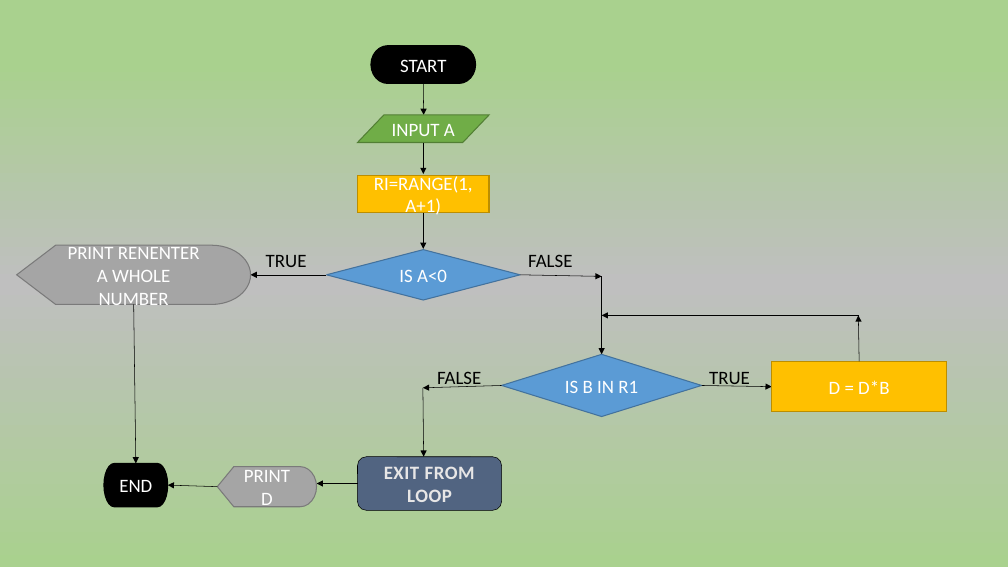
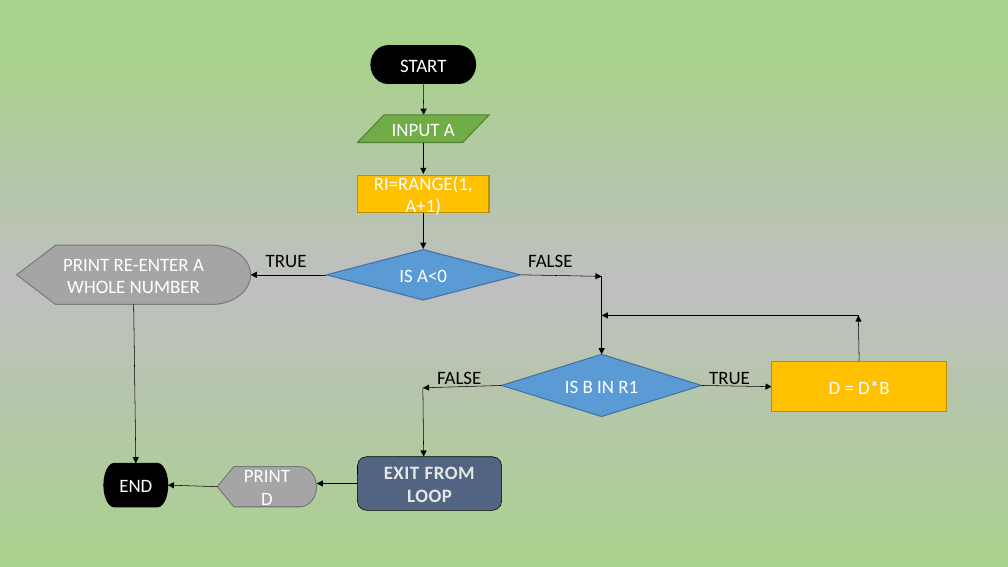
Before and after one commit to 3l4k/Lotanna_OkekeCSC102, a slide deck: slide 16 of Lotanna OkekeAA1.pptx (slide 19 before the commit). Drawn at 1008x567 pixels with LibreOffice and Linux fonts; fonts in the diff are those of the drawing. Boxes give left, top, right and bottom in pixels: in the first picture for what was removed or moved away, otherwise in the second. Text is boxed around its words. In the diff, an @@ line names an element or a change of style, - is before the commit and + after.

```diff
--- a/Lotanna OkekeAA1.pptx
+++ b/Lotanna OkekeAA1.pptx
@@ text in flow chart display at [63,259,204,293]: text changed @@
-PRINT RENENTER A WHOLE NUMBER
+PRINT RE-ENTER A WHOLE NUMBER
```
Also in this commit, not shown: 5 other slides changed, 3 slides removed, 1 other file.
